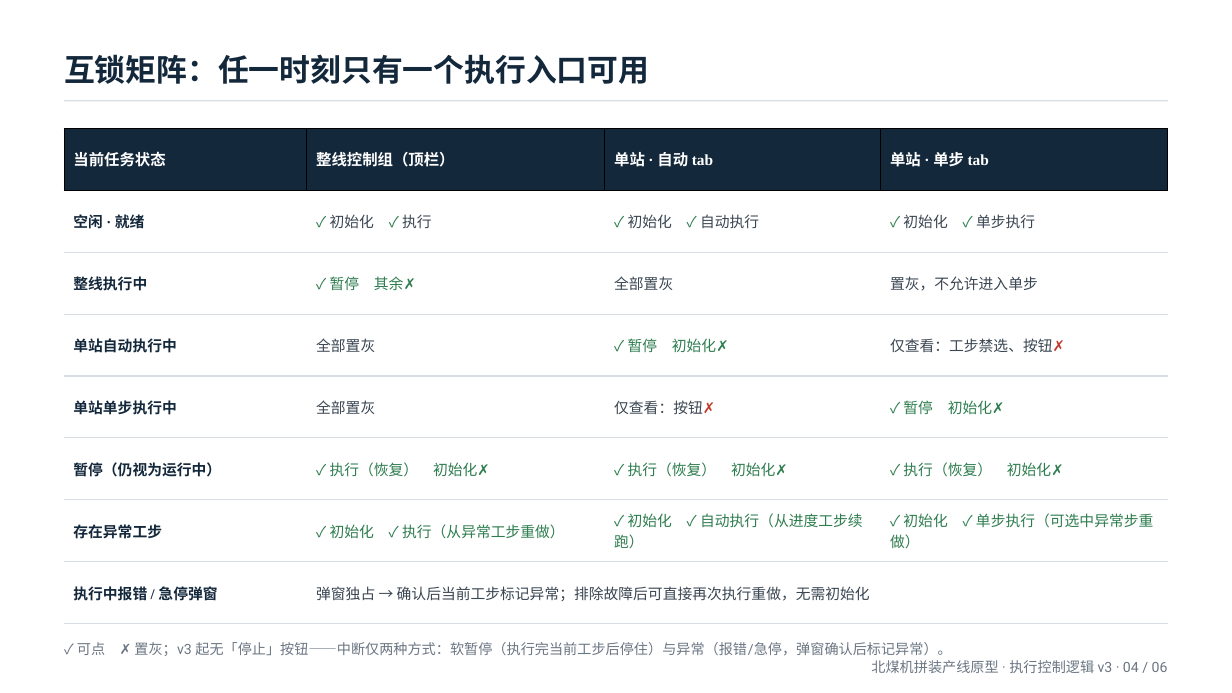
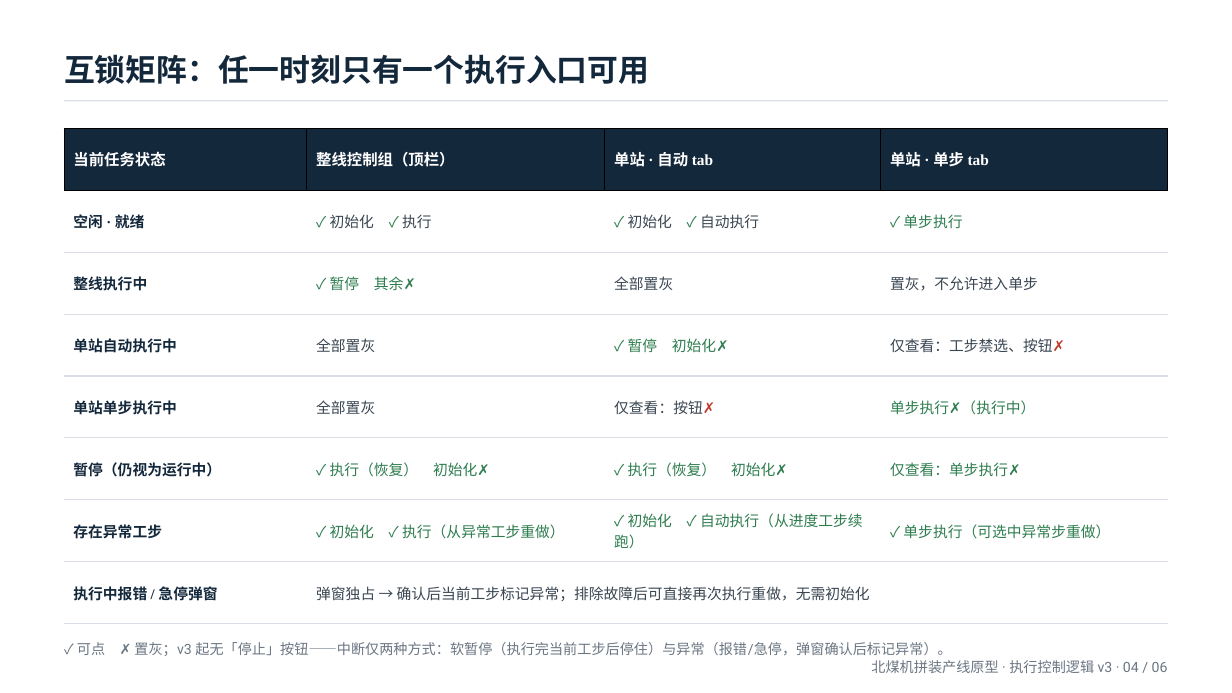
Before and after one commit to chenghe12581-ops/beimei-assembly-line-demo, a slide deck: slide 4 of docs/generated/execution-control-flow/执行按钮逻辑流程图.pptx. Drawn at 1232x693 pixels with LibreOffice and Linux fonts; fonts in the diff are those of the drawing. Boxes give left, top, right and bottom in pixels: in the first picture for what was removed or moved away, otherwise in the second. Text is boxed around its words. In the diff, an @@ line names an element or a change of style, - is before the commit and + after.

Commit message:
流程图PPT：互锁矩阵单步tab精简为仅单步执行

```diff
--- a/docs/generated/execution-control-flow/执行按钮逻辑流程图.pptx
+++ b/docs/generated/execution-control-flow/执行按钮逻辑流程图.pptx
@@ table at bbox=[64, 128, 1169, 624] @@
-row 2, column 4: ✓ 初始化 ✓ 单步执行
+row 2, column 4: ✓ 单步执行
-row 5, column 4: ✓ 暂停 初始化✗
+row 5, column 4: 单步执行✗（执行中）
-row 6, column 4: ✓ 执行（恢复） 初始化✗
+row 6, column 4: 仅查看：单步执行✗
-row 7, column 4: ✓ 初始化 ✓ 单步执行（可选中异常步重做）
+row 7, column 4: ✓ 单步执行（可选中异常步重做）
```
Also in this commit, not shown: 1 other slide changed.
